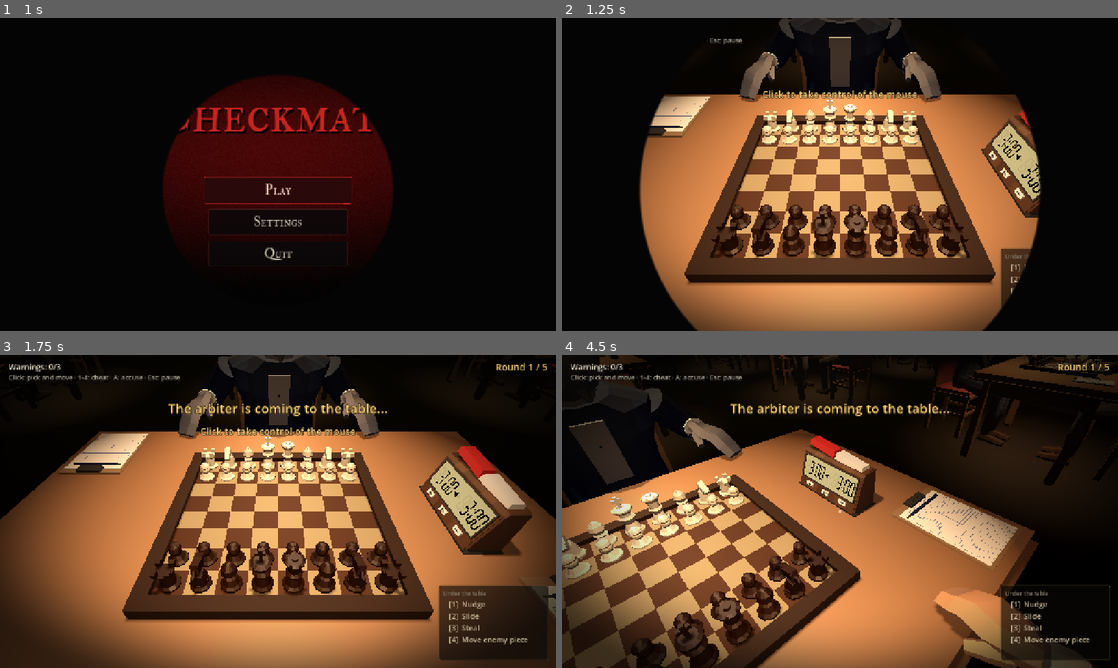
Above: before the commit, frames 1-4 (two rows, left to right).
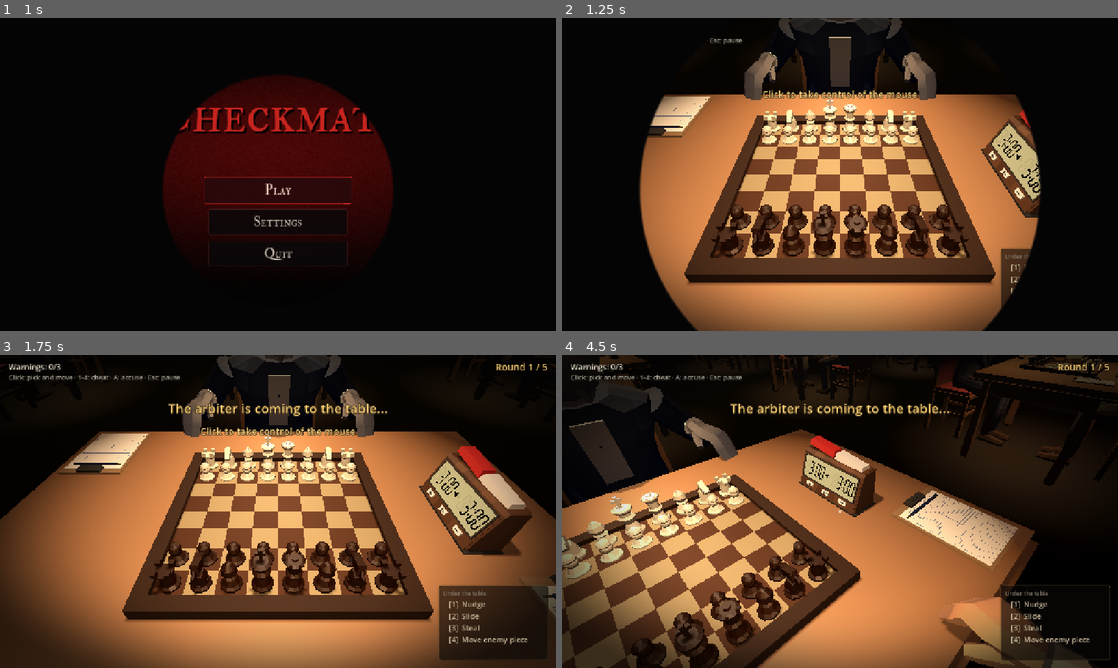
Above: after the commit, the same moments.

Repository: alan-pv/GJ-Horror
Game: Godot game, scene res://src/ui/main_menu.tscn
Two runs of this game, one before a commit and one after it. Both use one fixed random seed, a clock stepped at 60 frames per second and the inputs below. Sound files missing from this copy of the repository are replaced by a short silence.
Inputs (mouse positions are in pixels of both pictures, inside the frame that each line leads up to):
- Up to frame 1 (1 s): click "Play" at 0.5 s
- Up to frame 2 (1.25 s): no input
- Up to frame 3 (1.75 s): tap Enter at 1.25 s; move the mouse to (400, 495) at 1.27 s; hold A (accuse) from 1.28 s (still down); click (400, 495) at 1.42 s
- Up to frame 4 (4.5 s): release A (accuse) at 2 s; tap Enter at 2 s; drag from (728, 527) to (812, 574) at 2.02 s; move the mouse to (851, 505) at 2.77 s; hold A (accuse) 2.78-3.53 s; click (851, 505) at 2.92 s; move the mouse to (834, 517) at 3.52 s; tap A (accuse) at 3.6 s; click (834, 517) at 3.67 s; move the mouse to (878, 514) at 4.27 s; hold A (accuse) from 4.28 s (still down); click (878, 514) at 4.42 s

Frame 1 is identical in both runs. In frame 2, 0.5% of the frame differs, in the area x 31-69%, y 0-27%; in frame 3, 0.5%; in frame 4, 1.3%, in the area x 15-100%, y 0-100%.

Commit message:
Roles de animación y poses nuevas del jugador
- AnimRoles: el código pide roles (<rol>__<variante>) con respaldo; variantes descubiertas por nombre
- Poses de espera (brazos cruzados, mentón, cabeza, recostado) y de pensar con las manos fuera del tablero
- Respingo, tos, recoger del suelo, acusar de pie, arrastrado, levantarse, caminar y sentarse
- Informe del contrato en check_characters y vista previa tools/anim_preview.gd
- docs/contrato-arte.md

Diff:
--- /dev/null
+++ b/src/client/character/anim_roles.gd
@@ -0,0 +1,120 @@
+class_name AnimRoles
+extends RefCounted
+## Contrato entre código y arte: el código pide ROLES de animación, no clips por nombre.
+##
+## Un clip del `.glb` cumple un rol si se llama `<rol>` o `<rol>__<variante>` (doble guion bajo),
+## p. ej. `sit_wait__crossed`. Varias variantes del mismo rol se eligen al azar; si el modelo no
+## trae ninguna se usa el respaldo (`fallback`: otro rol o un clip exacto). Añadir una variante
+## nueva es solo exportarla con el nombre correcto: no hay que tocar código.
+## Texto completo del contrato: `docs/contrato-arte.md`.
+
+## Separador entre el rol y la variante.
+const SEP := "__"
+
+## rol -> { loop: bool (clip cíclico), fallback: StringName ("" = ninguno), blend: float (s de mezcla
+## al entrar), desc: String }. Las manos de los roles `sit_*` de espera/pensar/reacción quedan
+## FUERA del tablero (ver `HAND_LIMIT_Y` en `art/characters/build_player.py`).
+const ROLES := {
+	&"sit_wait": {
+		"loop": true, "fallback": &"sit_idle", "blend": 0.8,
+		"desc": "Sentado esperando el turno rival; manos fuera del tablero.",
+	},
+	&"sit_think": {
+		"loop": true, "fallback": &"sit_think", "blend": 0.6,
+		"desc": "Sentado pensando la propia jugada, inclinado hacia el tablero.",
+	},
+	&"sit_nervous": {
+		"loop": true, "fallback": &"sit_nervous", "blend": 0.5,
+		"desc": "Sentado nervioso (poco tiempo en el reloj, acusado).",
+	},
+	&"sit_startle": {
+		"loop": false, "fallback": &"", "blend": 0.15,
+		"desc": "Respingo breve (~1 s) ante una distracción; vuelve a la pose de reposo sentada.",
+	},
+	&"sit_cough": {
+		"loop": false, "fallback": &"", "blend": 0.4,
+		"desc": "Tos con el puño en la boca (una vez).",
+	},
+	&"sit_pick_up": {
+		"loop": false, "fallback": &"", "blend": 0.5,
+		"desc": "Sentado se inclina a la derecha, recoge algo del suelo y se reincorpora (una vez).",
+	},
+	&"stand_accuse": {
+		"loop": false, "fallback": &"", "blend": 0.6,
+		"desc": "Se levanta de la silla, señala al frente y grita (una vez); acaba de pie señalando.",
+	},
+	&"stand_accuse_hold": {
+		"loop": true, "fallback": &"", "blend": 0.3,
+		"desc": "De pie señalando al frente, con temblor leve (continúa a `stand_accuse`).",
+	},
+	&"dragged": {
+		"loop": true, "fallback": &"", "blend": 0.5,
+		"desc": "Cuerpo flácido con los brazos tomados a los lados y las piernas arrastrando.",
+	},
+	&"stand_up": {
+		"loop": false, "fallback": &"", "blend": 0.5,
+		"desc": "De sentado a de pie (la silla debe retirarse >= 0,40 m hacia atrás).",
+	},
+	&"walk": {
+		"loop": true, "fallback": &"", "blend": 0.4,
+		"desc": "Ciclo de caminar sin deslizamiento (jugador: 1,1 m/s; árbitro: 0,744 m/s).",
+	},
+	&"sit_down": {
+		"loop": false, "fallback": &"", "blend": 0.5,
+		"desc": "De pie a sentado (inversa de `stand_up`).",
+	},
+}
+
+## Clips que el código aún pide por nombre exacto (no son roles; no se avisa de ellos).
+const DIRECT_CLIPS: Array[StringName] = [
+	&"sit_idle", &"sit_look_left", &"sit_look_right", &"sit_move_piece", &"sit_press_clock", &"sit_write",
+	&"sit_beg", &"sit_cry", &"sit_frozen", &"stand_flee", &"stand_flee_cycle",
+	&"death_slump_table", &"death_fall_back", &"death_standing",
+	# árbitro
+	&"idle", &"inspect_sheets", &"aim", &"aim_hold", &"shoot", &"lower_gun", &"point_accuse",
+]
+
+
+## Rol de un clip (`"sit_wait__chin"` -> `&"sit_wait"`), o `&""` si no cumple ninguno.
+static func role_of(clip: StringName) -> StringName:
+	var base := String(clip).get_slice(SEP, 0)
+	return StringName(base) if ROLES.has(StringName(base)) else &""
+
+
+static func is_role(role: StringName) -> bool:
+	return ROLES.has(role)
+
+
+## True si el clip pertenece a un rol cíclico.
+static func is_loop_clip(clip: StringName) -> bool:
+	var r := role_of(clip)
+	return r != &"" and bool(ROLES[r]["loop"])
+
+
+static func loop_of(role: StringName) -> bool:
+	return bool(ROLES[role]["loop"]) if ROLES.has(role) else false
+
+
+static func fallback_of(role: StringName) -> StringName:
+	return ROLES[role]["fallback"] if ROLES.has(role) else &""
+
+
+static func blend_of(role: StringName) -> float:
+	return float(ROLES[role]["blend"]) if ROLES.has(role) else 0.3
+
+
+## Si el nombre del clip parece un intento fallido de seguir la convención, devuelve el motivo;
+## si está bien (o es un clip directo conocido), cadena vacía.
+static func naming_problem(clip: StringName) -> String:
+	if role_of(clip) != &"" or DIRECT_CLIPS.has(clip):
+		return ""
+	var s := String(clip)
+	if s.contains(SEP):
+		return "rol desconocido '%s' antes de '__'" % s.get_slice(SEP, 0)
+	for r in ROLES:
+		var rs := String(r)
+		if s.begins_with(rs + "_"):
+			return "un solo guion bajo: ¿'%s__%s'?" % [rs, s.substr(rs.length() + 1)]
+		if s.to_lower() == rs and s != rs:
+			return "mayúsculas: debería ser '%s'" % rs
+	return "no sigue la convención <rol>[__variante] ni es un clip directo conocido"
--- a/src/client/character/character_figure.gd
+++ b/src/client/character/character_figure.gd
@@ -21,6 +21,11 @@
 	&"sit_idle", &"sit_think", &"sit_nervous", &"sit_write",
 	&"sit_beg", &"sit_cry", &"sit_frozen", &"stand_flee_cycle",
 ]
+
+## Velocidad (m/s) a la que avanza el rol `walk` con velocidad 1 (ciclo de 1,0 s, paso doble de
+## 1,1 m: apoyo 60 %, recorrido del pie 0,66 m). Para caminar a `v` m/s: `play_role(&"walk", rng, v / WALK_SPEED)`.
+const WALK_SPEED := 1.1
+const WALK_STRIDE := 1.1
 
 ## Polo del codo por defecto, en espacio local de la figura, para el brazo derecho (el
 ## izquierdo es el espejo en X): hacia fuera y un poco atrás, a la altura del hombro (el
--- a/src/client/character/figure_base.gd
+++ b/src/client/character/figure_base.gd
@@ -45,6 +45,10 @@
 var _pose_cache: Array[Transform3D] = []  # poses globales YA modificadas (mirada, IK)
 var _eye_local := Vector3.ZERO
 var _head_local := Vector3.ZERO
+## rol -> PackedStringArray de clips que lo cumplen (se descubren por nombre al cargar).
+var _roles: Dictionary = {}
+## rol -> última variante elegida (para no repetirla seguida).
+var _last_variant: Dictionary = {}
 
 
 ## Ruta del `.glb` del personaje (la define la subclase).
@@ -65,6 +69,7 @@
 	_player = _find(_model, "AnimationPlayer") as AnimationPlayer
 	# La animación se evalúa antes que los modificadores del esqueleto.
 	_player.process_priority = -10
+	_discover_roles()
 	_mark_loops()
 	_own_materials(_model)
 	_look_mod = FigureLookModifier.new()
@@ -142,11 +147,87 @@
 
 # --- Animación --------------------------------------------------------------------
 
-## Marca como cíclicas las animaciones de `_loops()` (los .glb no traen el flag).
+## Marca como cíclicas las animaciones de `_loops()` y las de roles cíclicos (los .glb no
+## traen el flag).
 func _mark_loops() -> void:
 	for a in _loops():
 		if _player.has_animation(a):
 			_player.get_animation(a).loop_mode = Animation.LOOP_LINEAR
+	for a in _player.get_animation_list():
+		if AnimRoles.is_loop_clip(a):
+			_player.get_animation(a).loop_mode = Animation.LOOP_LINEAR
+
+
+# --- Roles de animación (contrato código <-> arte, ver `AnimRoles`) ------------------
+
+## Agrupa los clips del modelo por rol según su nombre (`<rol>` o `<rol>__<variante>`).
+func _discover_roles() -> void:
+	_roles.clear()
+	var names := Array(_player.get_animation_list())
+	names.sort()
+	for a in names:
+		var r := AnimRoles.role_of(a)
+		if r == &"":
+			continue
+		var arr: PackedStringArray = _roles.get(r, PackedStringArray())
+		arr.append(String(a))
+		_roles[r] = arr
+
+
+## Clips del modelo que cumplen el rol (vacío si no trae ninguno).
+func variants(role: StringName) -> PackedStringArray:
+	return _roles.get(role, PackedStringArray())
+
+
+## True si el modelo trae al menos un clip propio del rol (el respaldo no cuenta).
+func has_role(role: StringName) -> bool:
+	return not variants(role).is_empty()
+
+
+## Elige el clip del rol: una variante al azar (sin repetir la última si hay más de una) o,
+## si no hay ninguna, el respaldo. Devuelve &"" si no hay nada que reproducir.
+func pick_role_clip(role: StringName, rng: RandomNumberGenerator = null, _depth: int = 0) -> StringName:
+	var vs := variants(role)
+	if not vs.is_empty():
+		var pool: Array = Array(vs)
+		var last: String = _last_variant.get(role, "")
+		if pool.size() > 1:
+			pool.erase(last)
+		var i := rng.randi() % pool.size() if rng != null else randi() % pool.size()
+		var chosen := StringName(pool[i])
+		_last_variant[role] = String(chosen)
+		return chosen
+	var fb := AnimRoles.fallback_of(role)
+	if fb == &"" or _depth > 3:
+		return &""
+	if fb != role and AnimRoles.is_role(fb):
+		return pick_role_clip(fb, rng, _depth + 1)
+	return fb if _player.has_animation(fb) else &""
+
+
+## Reproduce el rol (mezcla y ciclo según `AnimRoles`). `speed` multiplica el ritmo. Devuelve el
+## clip elegido, o &"" (con aviso) si el modelo no trae ninguno ni respaldo.
+func play_role(role: StringName, rng: RandomNumberGenerator = null, speed: float = 1.0) -> StringName:
+	var clip := pick_role_clip(role, rng)
+	if clip == &"":
+		push_warning("%s: sin clip ni respaldo para el rol '%s'" % [get_class(), role])
+		return &""
+	if AnimRoles.loop_of(role):
+		_player.get_animation(clip).loop_mode = Animation.LOOP_LINEAR
+	play(clip, AnimRoles.blend_of(role), speed)
+	return clip
+
+
+## Reproduce el rol una vez y espera a que termine (corrutina). Los roles cíclicos se rechazan.
+func play_role_once(role: StringName, rng: RandomNumberGenerator = null) -> void:
+	if AnimRoles.loop_of(role):
+		push_warning("%s: el rol '%s' es cíclico; play_role_once no terminaría" % [get_class(), role])
+		return
+	var clip := pick_role_clip(role, rng)
+	if clip == &"":
+		push_warning("%s: sin clip ni respaldo para el rol '%s'" % [get_class(), role])
+		return
+	await play_once(clip, AnimRoles.blend_of(role))
 
 
 ## Lista de animaciones del modelo.
--- a/tests/test_character_figure.gd
+++ b/tests/test_character_figure.gd
@@ -6,6 +6,11 @@
 	"sit_press_clock", "sit_write", "sit_beg", "sit_cry", "sit_frozen", "stand_flee",
 	"stand_flee_cycle", "death_slump_table", "death_fall_back", "death_standing",
 ]
+const ROLE_CLIPS := {
+	&"sit_wait": ["sit_wait__chin", "sit_wait__crossed", "sit_wait__head", "sit_wait__lean_back"],
+	&"sit_think": ["sit_think", "sit_think__chin", "sit_think__temple"],
+	&"sit_startle": ["sit_startle__left", "sit_startle__right"],
+}
 const ARBITER_ANIMS := ["idle", "walk", "inspect_sheets", "aim", "aim_hold", "shoot", "lower_gun", "point_accuse"]
 
 
@@ -221,3 +226,134 @@
 	_apply(f)
 	check(f.skeleton().get_bone_pose_scale(head).x > 0.9, "cabeza restaurada")
 	f.queue_free()
+
+
+func test_role_variants_are_discovered() -> void:
+	var f := CharacterFigure.new()
+	for role in ROLE_CLIPS:
+		var got := Array(f.variants(role))
+		got.sort()
+		check_eq(got, ROLE_CLIPS[role], "variantes de " + role)
+		check(f.has_role(role), "has_role " + role)
+	for role in AnimRoles.ROLES:
+		check(f.has_role(role), "el jugador trae el rol " + role)
+	check(not f.has_role(&"no_existe"), "rol inexistente")
+	check(f.variants(&"no_existe").is_empty(), "sin variantes")
+	f.free()
+
+
+func test_role_clips_follow_loop_table() -> void:
+	var f := CharacterFigure.new()
+	for role in AnimRoles.ROLES:
+		for c in f.variants(role):
+			var want := Animation.LOOP_LINEAR if AnimRoles.loop_of(role) else Animation.LOOP_NONE
+			check_eq(f.animation_player().get_animation(c).loop_mode, want, "ciclo de " + c)
+	f.free()
+
+
+func test_play_role_avoids_repeating_variant() -> void:
+	var f := CharacterFigure.new()
+	var rng := RandomNumberGenerator.new()
+	rng.seed = 11
+	var last := &""
+	var seen := {}
+	for i in 40:
+		var clip := f.play_role(&"sit_wait", rng, 1.0)
+		check(clip != last, "no repite la variante (%s)" % clip)
+		check(AnimRoles.role_of(clip) == &"sit_wait", "es del rol")
+		seen[clip] = true
+		last = clip
+	check_eq(seen.size(), 4, "usa todas las variantes")
+	check_eq(f.current(), last, "reproduce la elegida")
+	# Con una sola variante (sit_cough) sí puede repetir.
+	check_eq(f.play_role(&"sit_cough", rng), &"sit_cough")
+	check_eq(f.play_role(&"sit_cough", rng), &"sit_cough")
+	f.free()
+
+
+func test_role_fallback_when_model_lacks_variants() -> void:
+	var f := CharacterFigure.new()
+	# Simula un modelo sin variantes de sit_wait: debe usar el respaldo `sit_idle`.
+	f._roles.erase(&"sit_wait")
+	check(not f.has_role(&"sit_wait"), "sin variantes")
+	check_eq(f.play_role(&"sit_wait"), &"sit_idle", "respaldo sit_idle")
+	check_eq(f.current(), &"sit_idle")
+	check_eq(f.animation_player().get_animation(&"sit_idle").loop_mode, Animation.LOOP_LINEAR, "el respaldo cicla")
+	# Un rol sin respaldo ni variantes no reproduce nada (y avisa).
+	f._roles.erase(&"sit_cough")
+	check_eq(f.pick_role_clip(&"sit_cough"), &"", "sin respaldo")
+	# El árbitro no trae sit_wait ni su respaldo.
+	var a := ArbiterFigure.new()
+	check(not a.has_role(&"sit_wait"), "árbitro sin sit_wait")
+	check_eq(a.pick_role_clip(&"sit_wait"), &"", "árbitro: sin respaldo")
+	check(a.has_role(&"walk"), "árbitro: walk es un rol")
+	check_eq(a.play_role(&"walk"), &"walk")
+	f.free()
+	a.free()
+
+
+func test_play_role_once_finishes() -> void:
+	var f := _spawn(CharacterFigure.new()) as CharacterFigure
+	var done := [false]
+	var run := func() -> void:
+		await f.play_role_once(&"sit_startle", RandomNumberGenerator.new())
+		done[0] = true
+	run.call()
+	check(not done[0], "aún no termina")
+	check_eq(AnimRoles.role_of(f.current()), &"sit_startle", "reproduce una variante del rol")
+	f.animation_player().advance(0.2)
+	f.animation_player().advance(2.0)
+	check(done[0], "play_role_once terminó")
+	f.queue_free()
+
+
+func test_naming_problems_are_detected() -> void:
+	check_eq(AnimRoles.naming_problem(&"sit_wait__crossed"), "", "bien")
+	check_eq(AnimRoles.naming_problem(&"sit_idle"), "", "clip directo")
+	check(AnimRoles.naming_problem(&"sit_wait_crossed") != "", "un guion bajo")
+	check(AnimRoles.naming_problem(&"sit_wiat__x") != "", "rol desconocido")
+	check_eq(AnimRoles.role_of(&"stand_accuse_hold"), &"stand_accuse_hold", "rol con prefijo de otro")
+	check_eq(AnimRoles.role_of(&"stand_accuse__loud"), &"stand_accuse", "variante")
+
+
+## Los clips cíclicos de roles cierran sin salto: primer y último fotograma coinciden.
+func test_role_loops_close_without_jump() -> void:
+	var f := CharacterFigure.new()
+	var ap := f.animation_player()
+	for role in AnimRoles.ROLES:
+		if not AnimRoles.loop_of(role):
+			continue
+		for c in f.variants(role):
+			var an := ap.get_animation(c)
+			var worst := 0.0
+			for t in an.get_track_count():
+				var n := an.track_get_key_count(t)
+				if n < 2:
+					continue
+				var a = an.track_get_key_value(t, 0)
+				var b = an.track_get_key_value(t, n - 1)
+				if a is Quaternion:
+					worst = maxf(worst, rad_to_deg((a as Quaternion).angle_to(b)))
+				elif a is Vector3:
+					worst = maxf(worst, ((a as Vector3) - (b as Vector3)).length() * 100.0)
+			check(worst < 0.6, "%s cierra el ciclo (salto %.2f)" % [c, worst])
+	f.free()
+
+
+## `stand_accuse` termina en la pose con la que arranca `stand_accuse_hold` (empalme sin salto).
+func test_accuse_hands_over_to_hold() -> void:
+	var f := CharacterFigure.new()
+	var ap := f.animation_player()
+	var a := ap.get_animation(&"stand_accuse")
+	var h := ap.get_animation(&"stand_accuse_hold")
+	var worst := 0.0
+	for t in a.get_track_count():
+		var ht := h.find_track(a.track_get_path(t), a.track_get_type(t))
+		if ht < 0:
+			continue
+		var va = a.track_get_key_value(t, a.track_get_key_count(t) - 1)
+		var vb = h.track_get_key_value(ht, 0)
+		if va is Quaternion:
+			worst = maxf(worst, rad_to_deg((va as Quaternion).angle_to(vb)))
+	check(worst < 1.0, "empalme accuse -> hold (%.2f grados)" % worst)
+	f.free()
--- /dev/null
+++ b/tools/anim_preview.gd
@@ -0,0 +1,106 @@
+extends SceneTree
+## Vista previa de animaciones del jugador: sienta una figura en una silla frente a una mesa con
+## tablero (props reales) y captura cada clip de un rol (o un clip suelto) en varios instantes.
+## Necesita pantalla (no vale --headless):
+##   DISPLAY=:0 godot --path . --script res://tools/anim_preview.gd -- --role=sit_wait --out=/ruta
+##   opciones: --clip=nombre (en vez de --role), --times=0,0.25,0.5,0.75 (fracciones de la duración),
+##             --seat=0.72|0.80 (distancia silla-centro de la mesa), --views=side,front,top
+## Guarda <out>/<clip>_<fracción>_<vista>.png (la figura mira a +Z; la silla está en el origen).
+
+const PROPS := "res://assets/models/props/"
+
+var _args := {}
+
+
+func _initialize() -> void:
+	for a in OS.get_cmdline_user_args():
+		var kv := a.trim_prefix("--").split("=", true, 1)
+		_args[kv[0]] = kv[1] if kv.size() > 1 else "1"
+	_run.call_deferred()
+
+
+func _run() -> void:
+	var out := String(_args.get("out", "/tmp/anim_preview"))
+	DirAccess.make_dir_recursive_absolute(out)
+	var seat := float(_args.get("seat", 0.72))
+	var views := String(_args.get("views", "side,front,top")).split(",")
+	var fracs: Array = []
+	for f in String(_args.get("times", "0,0.25,0.5,0.75")).split(","):
+		fracs.append(float(f))
+	root.size = Vector2i(640, 640)
+	var world := Node3D.new()
+	root.add_child(world)
+	_add_set(world, seat)
+	var fig := CharacterFigure.new()
+	world.add_child(fig)
+	fig.setup(CharacterFigure.random_look(RandomNumberGenerator.new()))
+	var cam := Camera3D.new()
+	world.add_child(cam)
+	cam.current = true
+	cam.fov = 32.0
+	var clips: Array[StringName] = []
+	if _args.has("clip"):
+		clips.append(StringName(_args["clip"]))
+	else:
+		for c in fig.variants(StringName(_args.get("role", "sit_wait"))):
+			clips.append(StringName(c))
+	var ap := fig.animation_player()
+	for clip in clips:
+		fig.play(clip, 0.0)
+		ap.pause()
+		var len := ap.get_animation(clip).length
+		for fr in fracs:
+			ap.seek(clamp(fr, 0.0, 1.0) * len, true)
+			for v in views:
+				_place_camera(cam, v, seat)
+				await process_frame
+				await process_frame
+				await RenderingServer.frame_post_draw
+				var img := root.get_texture().get_image()
+				var path := "%s/%s_%.2f_%s.png" % [out, clip, fr, v]
+				img.save_png(path)
+				print("guardado ", path)
+	quit(0)
+
+
+func _place_camera(cam: Camera3D, view: String, seat: float) -> void:
+	var target := Vector3(0, 0.95, seat * 0.5)
+	match view:
+		"side":
+			cam.position = Vector3(3.6, 1.0, seat * 0.5)
+		"front":
+			cam.position = Vector3(1.3, 1.5, seat + 2.4)
+			target = Vector3(0, 0.95, seat * 0.5)
+		_:
+			cam.position = Vector3(0, 4.0, seat * 0.5 + 0.01)
+			target = Vector3(0, 0, seat * 0.5)
+	cam.look_at(target, Vector3.UP if view != "top" else Vector3(0, 0, -1))
+
+
+func _add_set(world: Node3D, seat: float) -> void:
+	var sun := DirectionalLight3D.new()
+	sun.rotation_degrees = Vector3(-50, 30, 0)
+	world.add_child(sun)
+	var env := WorldEnvironment.new()
+	env.environment = Environment.new()
+	env.environment.background_mode = Environment.BG_COLOR
+	env.environment.background_color = Color(0.18, 0.19, 0.22)
+	env.environment.ambient_light_source = Environment.AMBIENT_SOURCE_COLOR
+	env.environment.ambient_light_color = Color(0.7, 0.7, 0.75)
+	world.add_child(env)
+	var floor_mesh := MeshInstance3D.new()
+	var plane := PlaneMesh.new()
+	plane.size = Vector2(6, 6)
+	floor_mesh.mesh = plane
+	var fm := StandardMaterial3D.new()
+	fm.albedo_color = Color(0.12, 0.12, 0.14)
+	floor_mesh.material_override = fm
+	world.add_child(floor_mesh)
+	var chair := (load(PROPS + "chair.glb") as PackedScene).instantiate() as Node3D
+	world.add_child(chair)
+	var table := (load(PROPS + "table.glb") as PackedScene).instantiate() as Node3D
+	table.position = Vector3(0, 0, seat)
+	world.add_child(table)
+	var board := (load(PROPS + "board.glb") as PackedScene).instantiate() as Node3D
+	board.position = Vector3(0, 0.735, seat)
+	world.add_child(board)
--- a/tools/check_characters.gd
+++ b/tools/check_characters.gd
@@ -11,12 +11,16 @@
 	"res://assets/models/characters/player.glb": {
 		"anims": ["sit_idle", "sit_think", "sit_nervous", "sit_look_left", "sit_look_right", "sit_move_piece",
 			"sit_press_clock", "sit_write", "sit_beg", "sit_cry", "sit_frozen", "stand_flee", "stand_flee_cycle",
-			"death_slump_table", "death_fall_back", "death_standing"],
+			"death_slump_table", "death_fall_back", "death_standing",
+			"sit_wait__crossed", "sit_wait__chin", "sit_wait__head", "sit_wait__lean_back", "sit_think__chin",
+			"sit_think__temple", "sit_startle__left", "sit_startle__right", "sit_cough", "sit_pick_up",
+			"stand_accuse", "stand_accuse_hold", "dragged", "stand_up", "walk", "sit_down"],
 		"nodes": ["Hair_Short", "Hair_Long", "Hair_Bald"],
 	},
 	"res://assets/models/characters/arbiter.glb": {
 		"anims": ["idle", "walk", "inspect_sheets", "aim", "aim_hold", "shoot", "lower_gun", "point_accuse"],
 		"nodes": ["Pistol", "Muzzle", "Hair_Short"],
+		"roles": ["walk"],
 	},
 }
 
@@ -94,8 +98,40 @@
 				_fail("falta la animación " + a)
 		for a in lst:
 			var an := ap.get_animation(a)
-			print("  anim %-18s %.3f s  pistas=%d" % [a, an.length, an.get_track_count()])
+			var loops := AnimRoles.is_loop_clip(a)
+			print("  anim %-22s %.3f s  pistas=%d%s" % [a, an.length, an.get_track_count(),
+				"  [rol cíclico]" if loops else ""])
+		_contract_report(lst, spec.get("roles", []))
 	root.free()
+
+
+## INFORME DEL CONTRATO: por rol, variantes encontradas o respaldo; avisa de nombres casi correctos.
+func _contract_report(clips: PackedStringArray, only: Array = []) -> void:
+	print("  -- INFORME DEL CONTRATO (roles de animación, ver docs/contrato-arte.md) --")
+	for role in AnimRoles.ROLES:
+		if not only.is_empty() and not only.has(String(role)):
+			continue
+		var vs: Array[String] = []
+		for c in clips:
+			if AnimRoles.role_of(StringName(c)) == role:
+				vs.append(c)
+		vs.sort()
+		var info: Dictionary = AnimRoles.ROLES[role]
+		var tipo := "cíclico" if info["loop"] else "una vez"
+		if not vs.is_empty():
+			print("  rol %-18s [%s] %d variante(s): %s" % [role, tipo, vs.size(), ", ".join(vs)])
+			continue
+		var fb: StringName = info["fallback"]
+		if fb != &"" and clips.has(String(fb)):
+			print("  rol %-18s [%s] sin variantes: usa respaldo '%s'" % [role, tipo, fb])
+		elif fb != &"":
+			print("  rol %-18s [%s] sin variantes y SIN respaldo '%s' en este modelo" % [role, tipo, fb])
+		else:
+			print("  rol %-18s [%s] sin variantes (sin respaldo: el código no lo usará)" % [role, tipo])
+	for c in clips:
+		var problem := AnimRoles.naming_problem(StringName(c))
+		if problem != "":
+			print("  AVISO nombre '%s': %s" % [c, problem])
 
 
 func _find(n: Node, cls: String) -> Node:
Binary file changed: assets/models/characters/player.glb
Not shown, added: src/client/character/anim_roles.gd.uid
Not shown, changed: art/characters/player.blend
Not shown, changed: docs/arquitectura.md
Not shown, added: docs/contrato-arte.md
